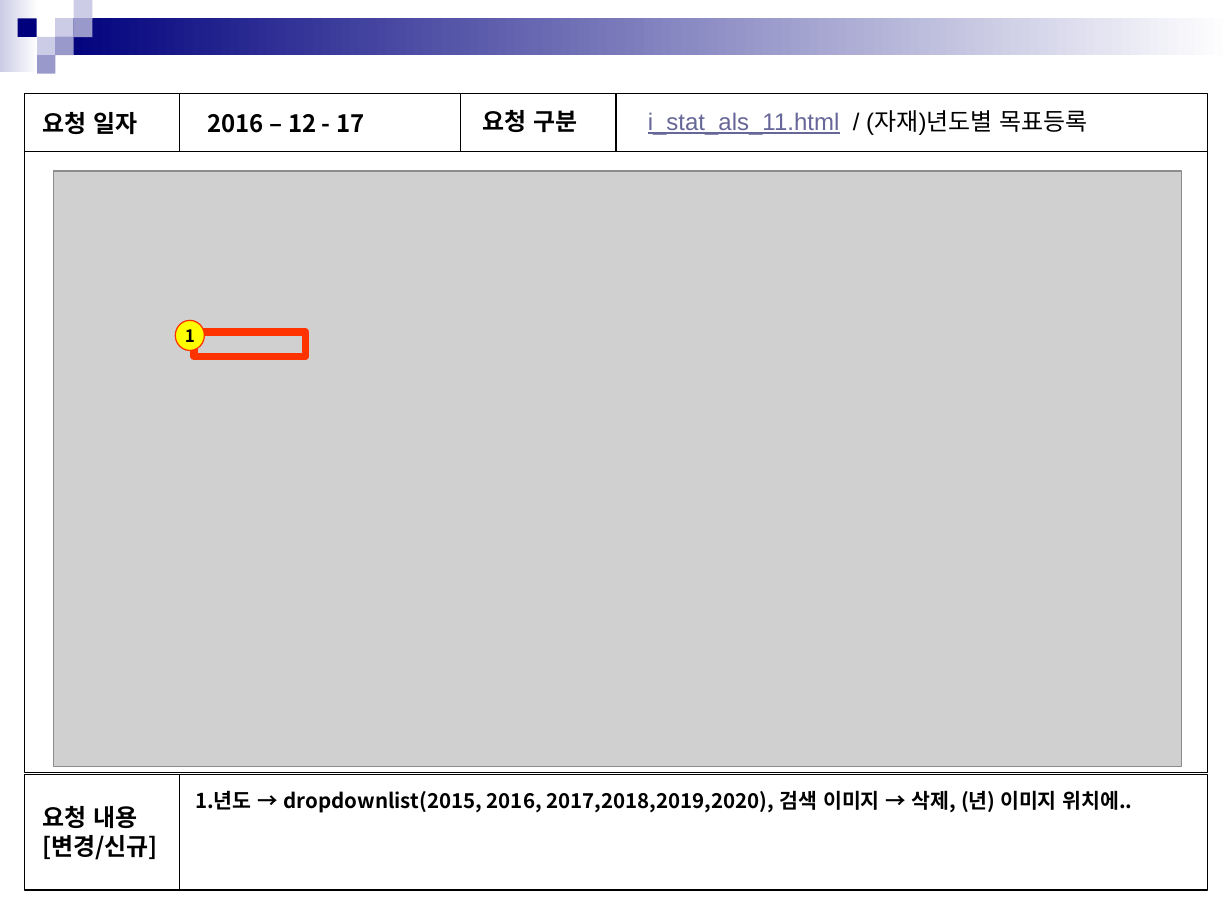
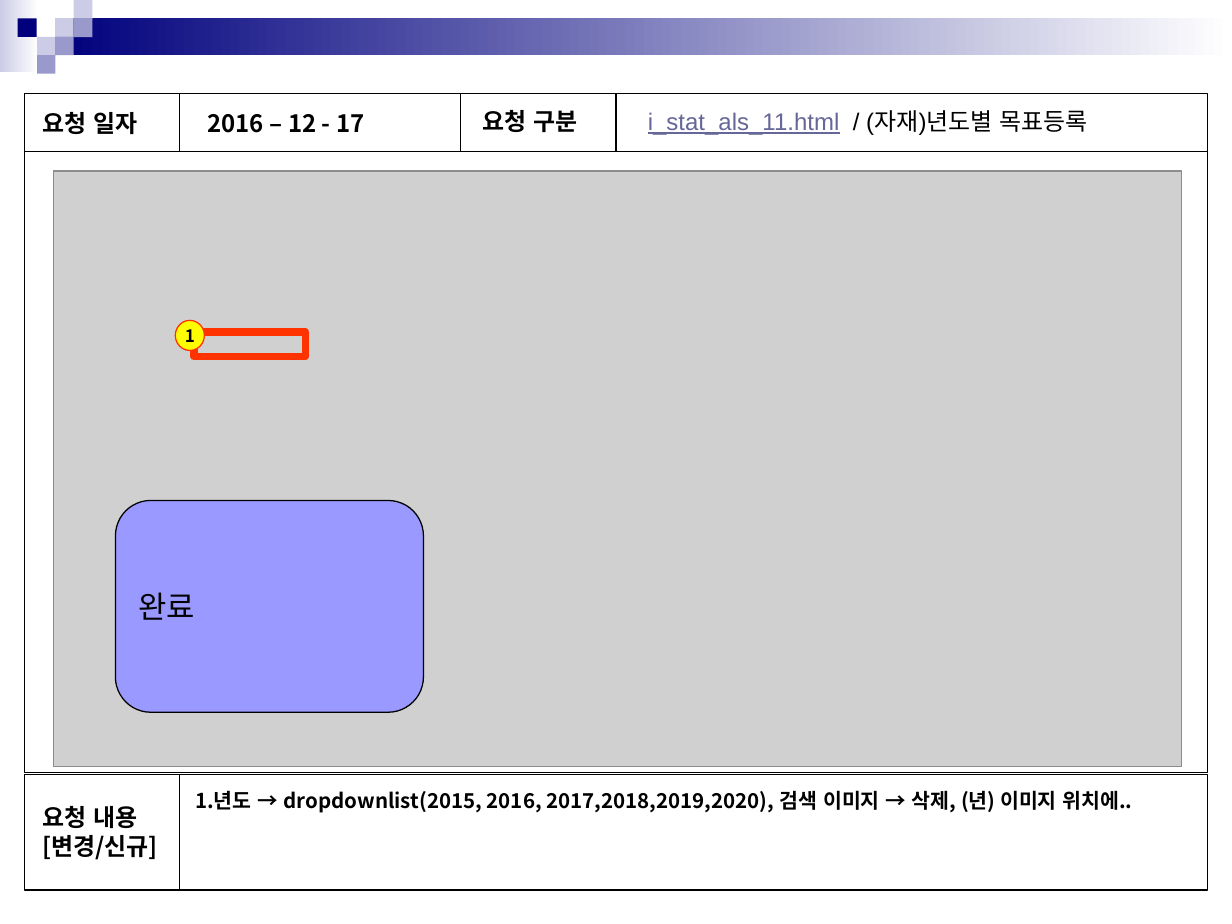
Before and after one commit to in-yong/sinsin_project, a slide deck: slide 18 of 공유문서/수정요청/화면점검_20161217(통계분석).pptx. Drawn at 1232x924 pixels with LibreOffice and Linux fonts; fonts in the diff are those of the drawing; grey boxes stand for pictures. Boxes give left, top, right and bottom in pixels: in the first picture for what was removed or moved away, otherwise in the second. Text is boxed around its words. In the diff, an @@ line names an element or a change of style, - is before the commit and + after.

Commit message:
[성룡]ppt  완료표시

```diff
--- a/공유문서/수정요청/화면점검_20161217(통계분석).pptx
+++ b/공유문서/수정요청/화면점검_20161217(통계분석).pptx
@@ rounded rectangle added at box(116, 500, 424, 712), fill #9999FF, outline #000000 0.75 pt, 18 pt, text #000000 @@
+완료
```
Also in this commit, not shown: 3 other slides changed.
